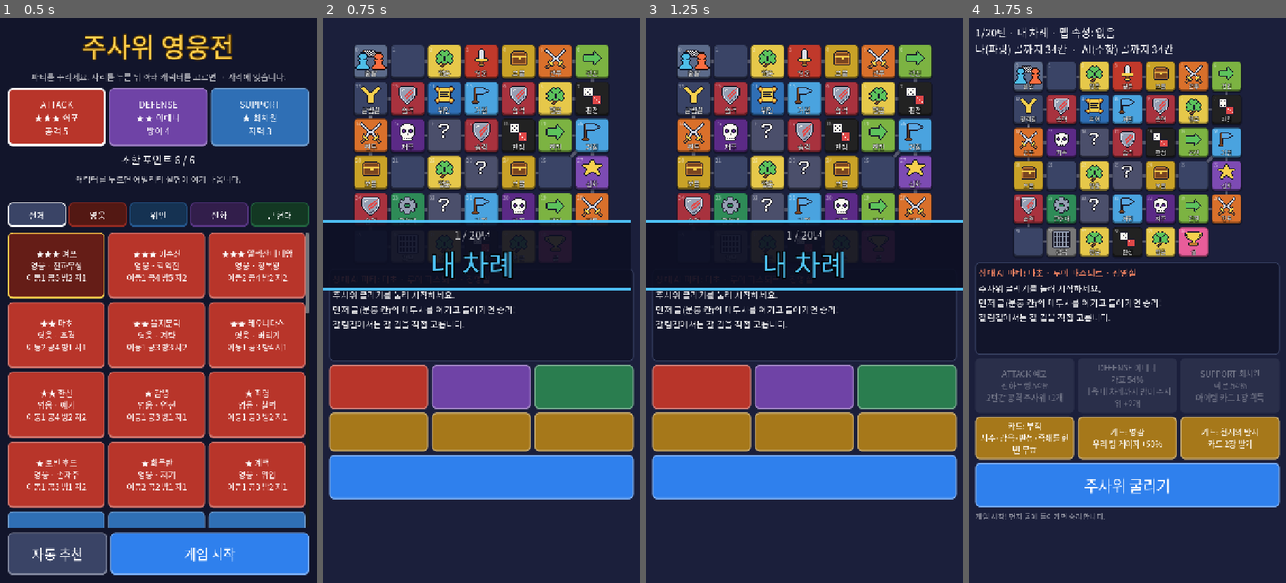
Above: before the commit, frames 1-4 (left to right).
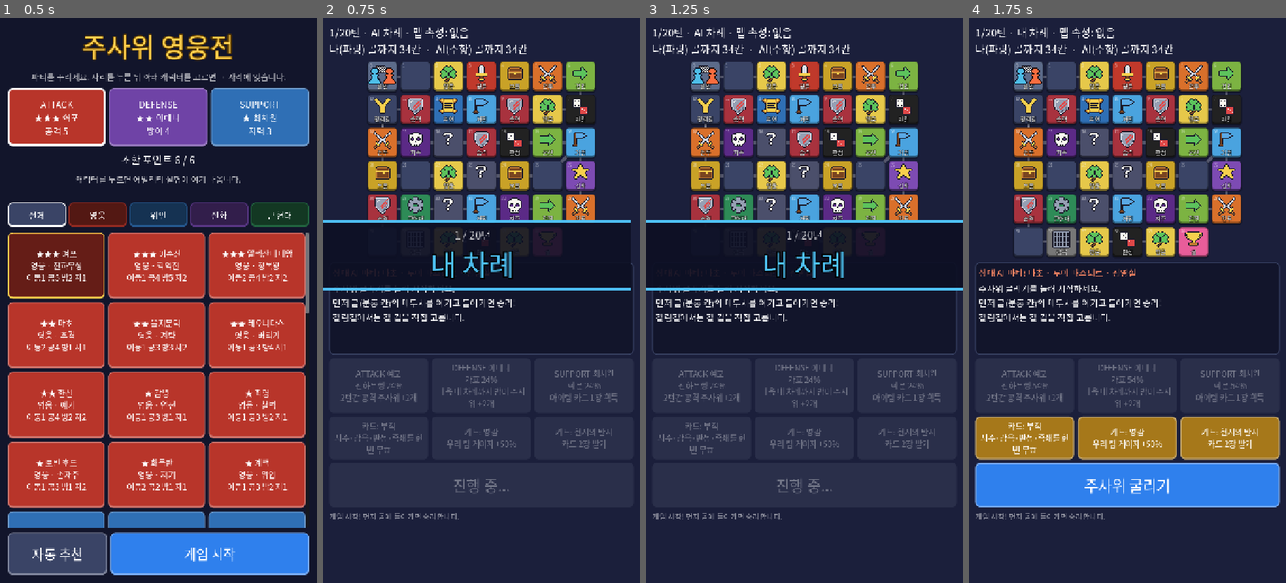
Above: after the commit, the same moments.

Repository: donto333/dice-heroes
Game: Godot game, scene res://scenes/main.tscn
The game is run twice, just before and just after one commit, with the same random seed, the same clock (stepped at 60 frames per second) and the same inputs.
Inputs (mouse positions are in pixels of both pictures, inside the frame that each line leads up to):
- Up to frame 1 (0.5 s): no input
- Up to frame 2 (0.75 s): click "게임 시작" at 0.5 s
- Up to frame 3 (1.25 s): no input
- Up to frame 4 (1.75 s): click (1026, 385) at 1.27 s

Frame 1 is identical in both runs. In frame 2, 41% of the frame differs, in the area x 1-99%, y 1-89%; in frame 3, 41%; in frame 4, nothing differs.

Commit message:
게임 시작 직후 버튼 글자가 비어 보이던 문제 고침
첫 턴 배너가 나오기 전에 화면을 한 번 갱신한다. (자동 화면 사진으로 찾음)

Co-Authored-By: Claude Opus 5.5 <noreply@anthropic.com>
Claude-Session: https://claude.ai/code/session_01JPWR7cTXQrxTawoDohtR95

Diff:
--- a/scripts/main.gd
+++ b/scripts/main.gd
@@ -213,6 +213,7 @@
 		game.char_of(1, "attack")["name"], game.char_of(1, "defense")["name"], game.char_of(1, "support")["name"]],
 		PLAYER_TEXT_COLORS[1])
 	_add_result_text("주사위 굴리기를 눌러 시작하세요.\n먼저 골(분홍 칸)의 메두사를 이기고 들어가면 승리!\n갈림길에서는 갈 길을 직접 고릅니다.", Color.WHITE)
+	_refresh()
 	_advance()
 
 
